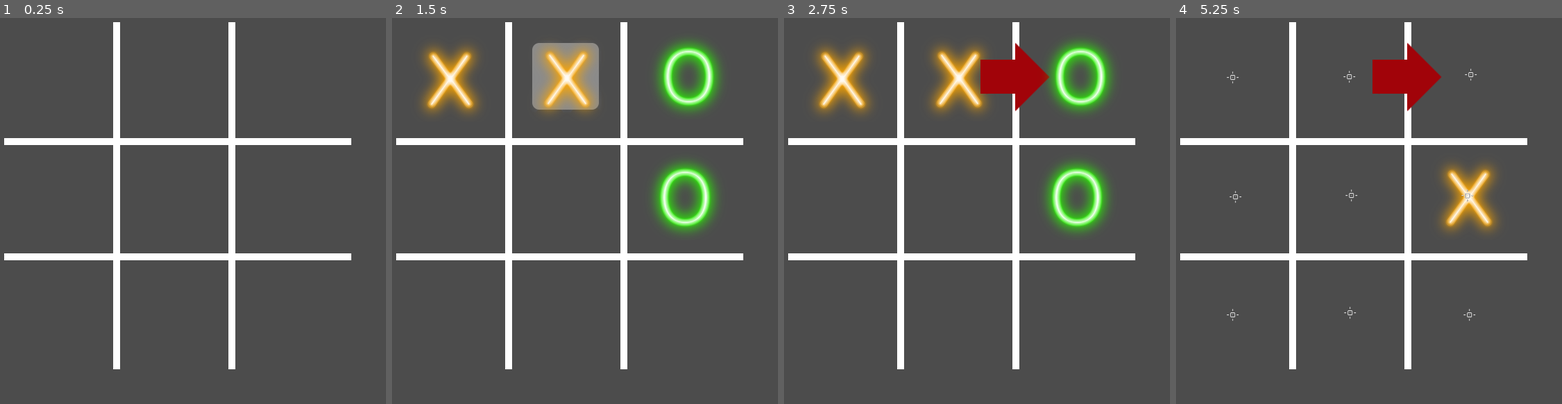
Above: before the commit, frames 1-4 (left to right).
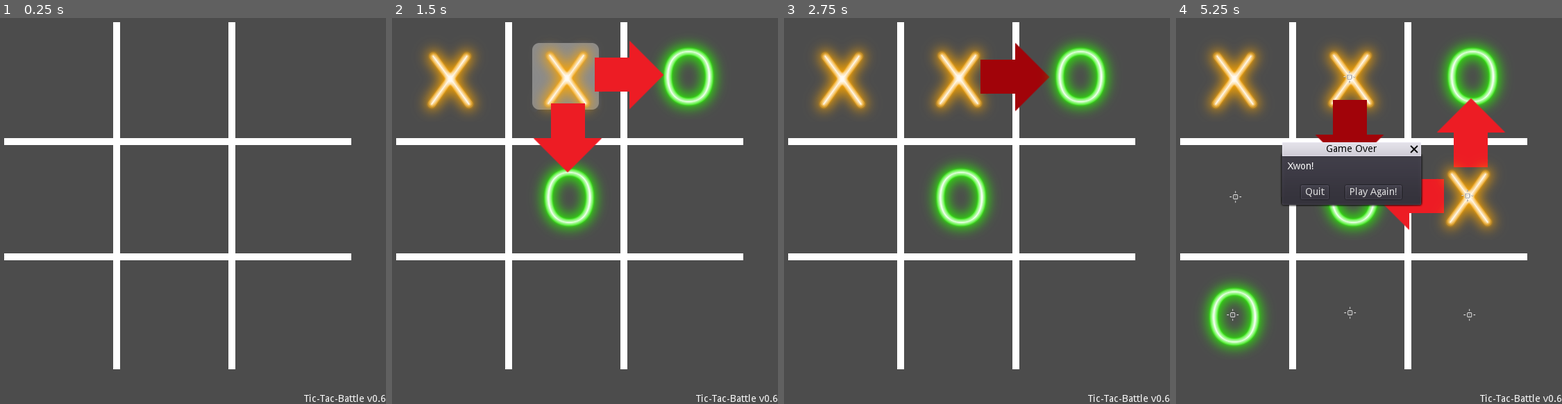
Above: after the commit, the same moments.

Repository: DrAlta/BattleTicTacToe
Game: Godot game, scene res://Web.tscn
The game is run twice, just before and just after one commit, with the same random seed, the same clock (stepped at 60 frames per second) and the same inputs.
Inputs (mouse positions are in pixels of both pictures, inside the frame that each line leads up to):
- Up to frame 1 (0.25 s): no input
- Up to frame 2 (1.5 s): click (449, 75) at 0.5 s; click (565, 75) at 1.25 s
- Up to frame 3 (2.75 s): click (1077, 75) at 2 s
- Up to frame 4 (5.25 s): click (1233, 195) at 2.75 s; click (1353, 195) at 3.5 s; click (1372, 191) at 4.25 s, where only the run before the commit has a clickable "Play Again!"; click (1469, 195) at 5 s

The runs differ from the first frame. In frame 1, 0.2% of the frame differs, in the area x 78-100%, y 97-100%; in frame 2, 8.2%; in frame 3, 5.0%; in frame 4, 17%, in the area x 6-100%, y 5-100%.
Error before the commit: Invalid get index '0' (on base: 'Array'). (res://MCTS.gd:19)

Commit message:
lots of bug fixes

Diff:
--- a/src/MCTS.gd
+++ b/src/MCTS.gd
@@ -56,6 +56,7 @@
 	# returned. The states which are possible from the present state are all generated
 	# and the child_node corresponding to this generated state is returned.
 		var action_x = _untried_actions.pop_back()
+		print("l59:" + str(action_x))
 		var next_state = state.move(action_x)
 		var child_node = MonteCarloTreeSearchNode.new(next_state, self, action_x)
 		children.append(child_node)
@@ -163,7 +164,10 @@
 			choices_weights.append(
 				c._results[1] / float(c._number_of_visits)
 			)
-		return best_child(0.0)
+		if children.empty():
+			return(self)
+		else:
+			return best_child(0.0)
 #		print("L173:"+str(children[_argmax(choices_weights)].parent_action))
 #		return(children[_argmax(choices_weights)])
 
@@ -291,8 +295,11 @@
 						moves.append([int(attacker), int(x)])
 			if get_position(x)[0] == " ":
 				moves.append([int(x),int(x)])
-		return(moves)
-		pass
+		if moves.empty():
+			return(get_legal_actions())
+		else:
+			return(moves)
+			pass
 
 	func get_legal_actions():
 	# Modify according to your game or needs. Constructs a list of all possible actions from current state. Returns a list.
@@ -470,10 +477,10 @@
 		#if ther are instant wins take them
 		if winning.empty():
 			#if ther is no instand winnings that take a block
-			if player == "X" or blocks.empty():
+			if blocks.empty():
 				return([1,2,3,4,5,6,7,8,9])
 			else:
-				#print("block")
+				print("blocks:" + str(blocks))
 				return(blocks)
 		else:
 			#print("iwin")
--- a/src/Main.gd
+++ b/src/Main.gd
@@ -246,6 +246,7 @@
 				selected = null
 
 			else:
+				print("caneling Defense:"+str([selected, button]))
 				move_phase = PEACE
 		elif move_phase == ATTACKING:
 			if [selected, button] in legal_moves:
--- a/src/Node2D.gd
+++ b/src/Node2D.gd
@@ -28,11 +28,10 @@
 #			print((c*3)+x)
 	print(
 		MonteCarloTreeSearch.TicTacToe.new(
-			[["X",1],[" ",1],[" ",1],
-			["O",1],["X",1],[" ",1],
-			["O",1],["X",1],["O",1]]
-		).heuristic()
-	)
+			[["O",0],[" ",1],[" ",1],
+			[" ",1],["O",0],["X",1],
+			["X",1],[" ",1],["X",1]], "O"
+		).get_good_actions())
 #	MonteCarloTreeSearch.new().main()
 	print("done")
 # Called every frame. 'delta' is the elapsed time since the previous frame.
--- a/src/TicTacButton.tscn
+++ b/src/TicTacButton.tscn
@@ -18,7 +18,6 @@
 [node name="Attacker" type="Node2D" parent="."]
 visible = false
 position = Vector2( 64, 64 )
-z_index = -1
 
 [node name="Arrow" parent="Attacker" instance=ExtResource( 3 )]
 margin_left = -33.0
--- a/src/Web.gd
+++ b/src/Web.gd
@@ -20,7 +20,7 @@
 var offense
 var defense
 
-enum {PEACE, ATTACKING, DEFENDING, START_THINKING, THINKING, AIDONE}
+enum {PEACE, ATTACKING, DEFENDING, START_THINKING, THINKING, AIDONE, CRASHED}
 var move_phase : = PEACE
 var selected = null
 
@@ -59,7 +59,14 @@
 	#				btn.get_node("Attacker").rotation_degrees += -delta * AI_speed
 				btn.get_node("AI").visible = true
 	elif move_phase == THINKING:
+		move_phase = CRASHED
 		AI_move()
+		onTicTacBtnHover(selected)
+
+	elif move_phase == CRASHED:
+		showWinDialog("Game Over","O forfeits the match!")
+
+
 
 	if move_phase == DEFENDING: #or (buttons[id-1].value == "O"):
 		for btn in board:
@@ -85,22 +92,21 @@
 				btn.get_node("Defender").visible = false
 	if move_phase == ATTACKING :#or (buttons[id - 1].value == "O"):
 		for btn in board:
-			var id = btn.id
-			if id in defense:
-				if selected == id + 1 and selected in game.attackers[id]:
+			if [int(selected), int(btn.id)] in legal_moves:
+				if selected == btn.id + 1:
 					btn.get_node("Attacker").rotation_degrees = 180
 					btn.get_node("Attacker").visible = true
-				elif selected == id - 1 and selected in game.attackers[id]:
+				elif selected == btn.id - 1:
 					btn.get_node("Attacker").rotation_degrees = 0
 					btn.get_node("Attacker").visible = true
-				elif selected == id + 3 and selected in game.attackers[id]:
+				elif selected == btn.id + 3:
 					btn.get_node("Attacker").rotation_degrees = -90
 					btn.get_node("Attacker").visible = true
-				elif selected == id - 3 and selected in game.attackers[id]:
+				elif selected == btn.id - 3:
 					btn.get_node("Attacker").rotation_degrees = 90
 					btn.get_node("Attacker").visible = true
-				else:
-					btn.get_node("Attacker").visible = false
+			else:
+				btn.get_node("Attacker").visible = false
 	mutex.unlock()
 
 
@@ -136,13 +142,19 @@
 	# Resets the board
 	for btn in board:
 		btn.reset()
+	#reset the game
+	game = MonteCarloTreeSearch.TicTacToe.new()
+	var battles = game.get_battles()
+	offense = battles[0]
+	defense = battles[1]
+	move_phase = PEACE
+
 func do_move(move):
 	print("doing move:" + str(move))
 	if move[0] != move[1]:
 		board[move[0] - 1].reset()
 
 	game = game.move(move)
-#	game.print_board()
 	game.print_board()
 	legal_moves = game.get_legal_actions()
 	print("possible moves=" + str(legal_moves))
@@ -151,7 +163,7 @@
 		var battles = game.get_battles()
 		offense = battles[0]
 		defense = battles[1]
-	else:
+	elif result == 1:
 		print(str(game.player)+" lost")
 		move_phase = PEACE
 		showWinDialog("Game Over",game.player + "won!")
@@ -219,6 +231,7 @@
 				place_mark(btn, game.player)
 				if do_move([button, button]):
 					AIturn()
+					selected= btn.id
 			elif btn.piece == game.player:
 				print("Attack who?")
 				selected = btn.id
@@ -232,10 +245,12 @@
 		elif move_phase == DEFENDING:
 			if btn.piece == game.player:
 				print(game.player + " attacked " + str(button))
-				place_mark(btn, game.player)
+				place_mark(board[selected - 1], game.player)
+				btn.reset()
 
 				if do_move([button, selected]):
 					AIturn()
+					onTicTacBtnHover(btn.id)
 
 				#reset the UI state
 				selected = null
@@ -252,7 +267,7 @@
 					AIturn()
 			else:
 				print("caneling Attack:"+str([selected, button]))
-				move_phase == PEACE
+				move_phase = PEACE
 
 func onPlayAgain():
 	clearBoard()
--- a/src/Web.tscn
+++ b/src/Web.tscn
@@ -14,6 +14,9 @@
 [node name="Board" type="Container" parent="."]
 margin_right = 40.0
 margin_bottom = 40.0
+__meta__ = {
+"_edit_use_anchors_": false
+}
 
 [node name="TopHorizontal" type="ColorRect" parent="Board"]
 margin_left = 50.0
@@ -154,4 +157,16 @@
 
 [node name="Tween" type="Tween" parent="."]
 
+[node name="Label" type="Label" parent="."]
+anchor_left = 1.0
+anchor_top = 1.0
+anchor_right = 1.0
+anchor_bottom = 1.0
+margin_left = -118.0
+margin_top = -14.0
+text = "Tic-Tac-Battle v0.6"
+__meta__ = {
+"_edit_use_anchors_": false
+}
+
 [connection signal="confirmed" from="WinDialog" to="." method="onPlayAgain"]
